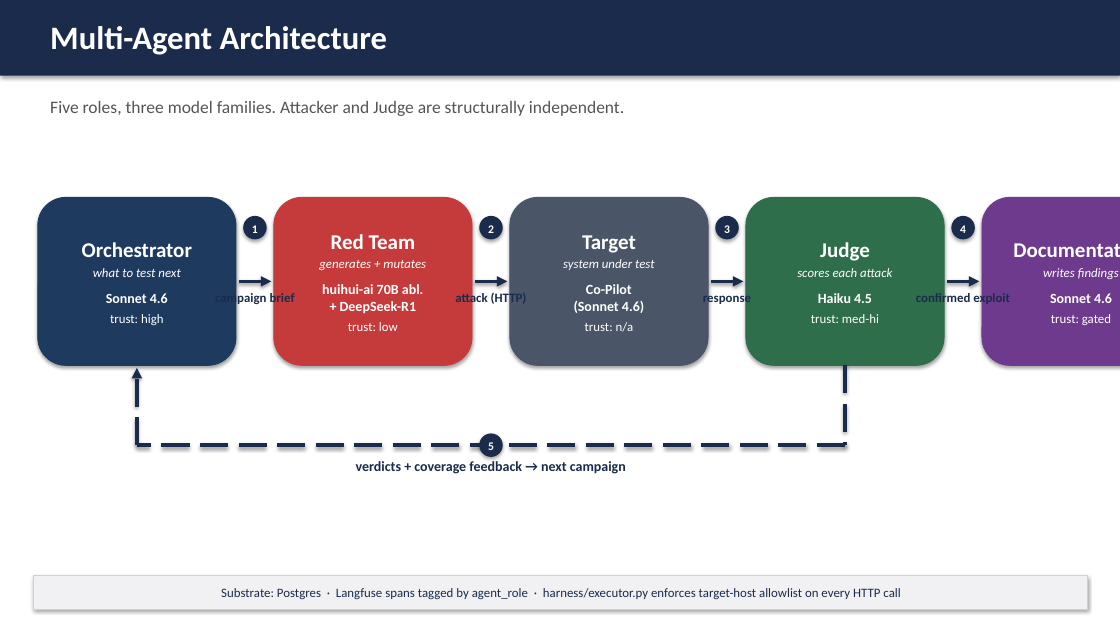
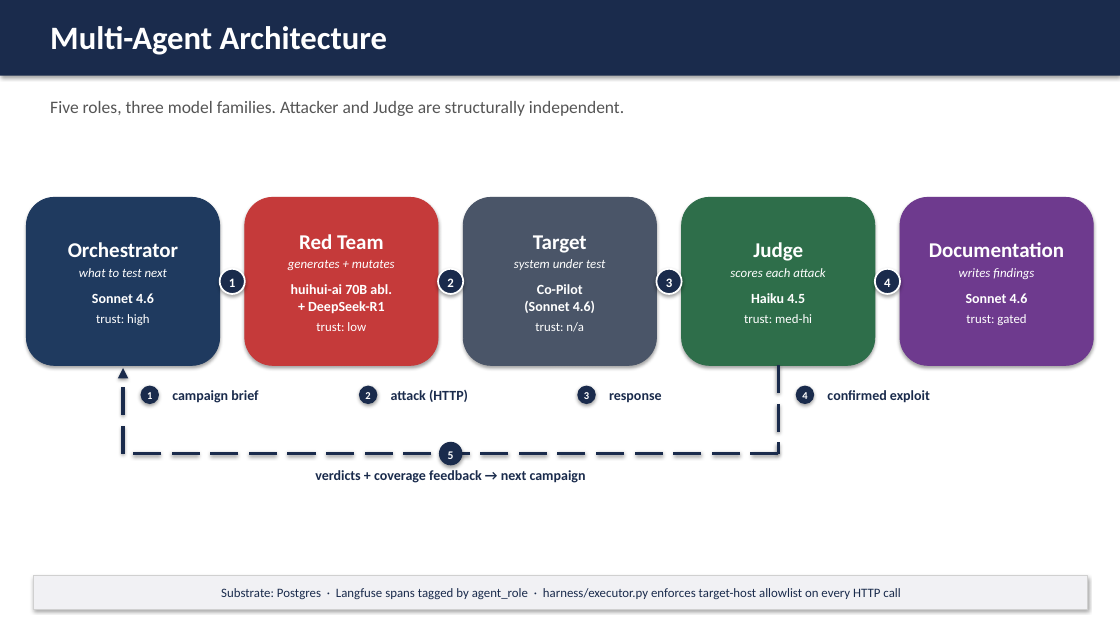
Before and after one commit to cxk280/adversarial-ai-security-agentforge, a slide deck: slide 5 of ARCHITECTURE_DEFENSE.pptx. Drawn at 1120x630 pixels with LibreOffice and Linux fonts; fonts in the diff are those of the drawing. Boxes give left, top, right and bottom in pixels: in the first picture for what was removed or moved away, otherwise in the second. Text is boxed around its words. In the diff, an @@ line names an element or a change of style, - is before the commit and + after.

Commit message:
Fix slide 5 box-width overflow + Coverage Figma mock
Deck: shrink box width from 2.36" to 2.30" and gutter from 0.45" to 0.30"
so all five boxes (Orchestrator/Red Team/Target/Judge/Documentation)
fit within the 13.33" slide width (last edge at 13.02", symmetric 0.31"
margins). Replace the cluttered overlapping arrow labels with a clean
legend strip below the boxes — numbered badges on the arrows, decoded
in the strip ("1: campaign brief", "2: attack (HTTP)", etc.).
Feedback arrow 5 moved below the legend so nothing overlaps.

Mocks: 04_coverage.png — full 17-row ranked coverage matrix with sev,
priority, case count, pass-rate mini-bars, exploit counts, last-run
time. Sourced from THREAT_MODEL.md priority table.

```diff
--- a/ARCHITECTURE_DEFENSE.pptx
+++ b/ARCHITECTURE_DEFENSE.pptx
@@ rounded rectangle "Orchestrator": place and size @@
-rounded rectangle "Orchestrator" at [38,197,236,365]
+rounded rectangle "Orchestrator" at [27,197,220,365]
@@ rounded rectangle "Red Team": place and size @@
-rounded rectangle "Red Team" at [274,197,472,365]
+rounded rectangle "Red Team" at [245,197,438,365]
@@ rounded rectangle "Target": place and size @@
-rounded rectangle "Target" at [510,197,708,365]
+rounded rectangle "Target" at [463,197,656,365]
@@ rounded rectangle "Judge": place and size @@
-rounded rectangle "Judge" at [746,197,944,365]
+rounded rectangle "Judge" at [681,197,875,365]
@@ rounded rectangle "Documentation": place and size @@
-rounded rectangle "Documentation" at [982,197,1120,365]
+rounded rectangle "Documentation" at [900,197,1093,365]
@@ ellipse "1": place and size @@
-ellipse "1" at [244,216,267,239]
+ellipse "1" at [220,269,245,294]
@@ ellipse "2": place and size @@
-ellipse "2" at [480,216,503,239]
+ellipse "2" at [438,269,463,294]
@@ ellipse "3": place and size @@
-ellipse "3" at [715,216,739,239]
+ellipse "3" at [657,269,682,294]
@@ size 10 to 11 pt; outline none to #FFFFFF 1.5 pt in 4 elements at [220,269,245,294], [438,269,463,294], [657,269,682,294], [875,269,900,294] @@
@@ ellipse "4": place and size @@
-ellipse "4" at [951,216,975,239]
+ellipse "4" at [875,269,900,294]
@@ arrow moved from (239, 281) - (271, 281) to (222, 281) - (242, 281) @@
@@ arrow moved from (475, 281) - (507, 281) to (441, 281) - (460, 281) @@
@@ arrow added from (659, 281) to (679, 281), #1A2B4C 3 pt @@
@@ arrow moved from (711, 281) - (744, 281) to (877, 281) - (897, 281) @@
@@ arrow removed from (947, 281) to (980, 281) @@
@@ arrow moved from (137, 445) - (137, 368) to (123, 454) - (123, 368) @@
@@ ellipse added at [140,386,159,404], fill #1A2B4C, 9 pt, text #FFFFFF, bold @@
+1
@@ text "campaign brief": place and size @@
-text "campaign brief" at [215,291,295,306]
+text "campaign brief" at [172,390,258,403]
@@ ellipse added at [359,386,377,404], fill #1A2B4C, 9 pt, text #FFFFFF, bold @@
+2
@@ text "attack (HTTP)": place and size @@
-text "attack (HTTP)" at [455,291,527,306]
+text "attack (HTTP)" at [391,390,468,402]
@@ ellipse added at [577,386,596,404], fill #1A2B4C, 9 pt, text #FFFFFF, bold @@
+3
@@ text "response": place and size @@
-text "response" at [703,291,751,306]
+text "response" at [609,393,662,403]
@@ line moved from (845, 365) - (845, 445) to (778, 365) - (778, 454) @@
@@ ellipse added at [796,386,814,404], fill #1A2B4C, 9 pt, text #FFFFFF, bold @@
+4
@@ size 11 to 12 pt; alignment centre to left in 4 elements at [172,390,258,403], [391,390,468,402], [609,393,662,403], [827,390,930,403] @@
@@ text "confirmed exploit": place and size @@
-text "confirmed exploit" at [916,291,1010,306]
+text "confirmed exploit" at [827,390,930,403]
@@ ellipse "5": place and size @@
-ellipse "5" at [479,434,502,457]
+ellipse "5" at [439,442,462,465]
@@ line moved from (845, 445) - (137, 445) to (778, 454) - (123, 454) @@
@@ text "verdicts + coverage feedback → ...": place and size @@
-text "verdicts + coverage feedback → ..." at [356,461,626,474]
+text "verdicts + coverage feedback → ..." at [315,470,586,483]
```
Also in this commit, not shown: 2 other files.
